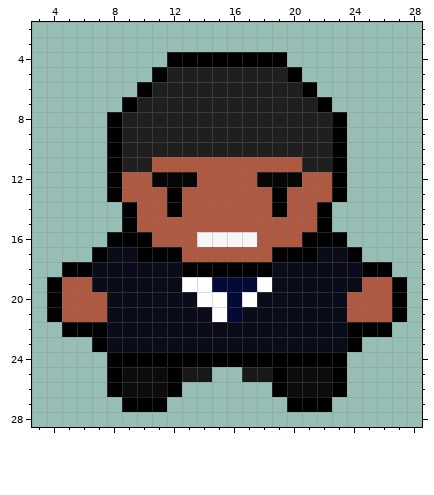
Pixel-art file -- Aseprite WIP/obama.aseprite. Above is the file before it was changed.
32x32 pixels, 1 frame. Shown: x 3..28, y 2..28.
The same view after the edit:
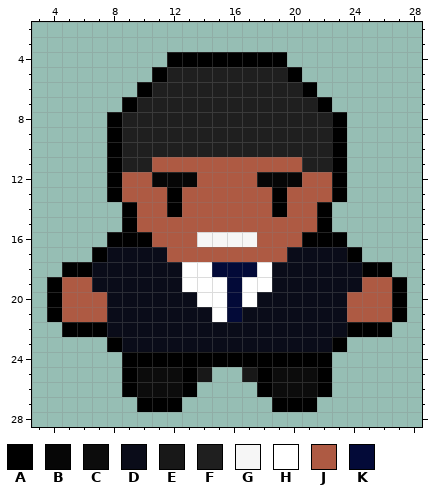
Palette (. is transparent): A #000000  B #060606  C #0c0c0c  D #0a0c19  E #181818  F #1f1f1f  G #f6f6f6  H #ffffff  J #ae5a43  K #030a38
Difference:
y 17: x 10..12 AAA -> DDJ; x 19..21 AAA -> JDD
y 18: x 13..18 AAAAAA -> HHKKKH
y 19: x 15 K -> H; x 17 K -> H
y 23: x 7..8 AD -> .A; x 23..24 DA -> A.
y 24: x 8 A -> .; x 23 A -> .
y 25: x 8..9 AC -> .A; x 12..13 AE -> CA; x 18..19 EA -> AC; x 22..23 CA -> A.
y 26: x 8..9 AC -> .A; x 12..13 A. -> CA; x 18..19 .A -> AC; x 22..23 CA -> A.
y 27: x 9 A -> .; x 12 . -> A; x 19 . -> A; x 22 A -> .
Pixel boxes of the changes (left, top, right, bottom) in both pictures:
changed: (137, 247, 317, 292)
changed: (92, 337, 197, 412)
changed: (257, 337, 362, 412)
